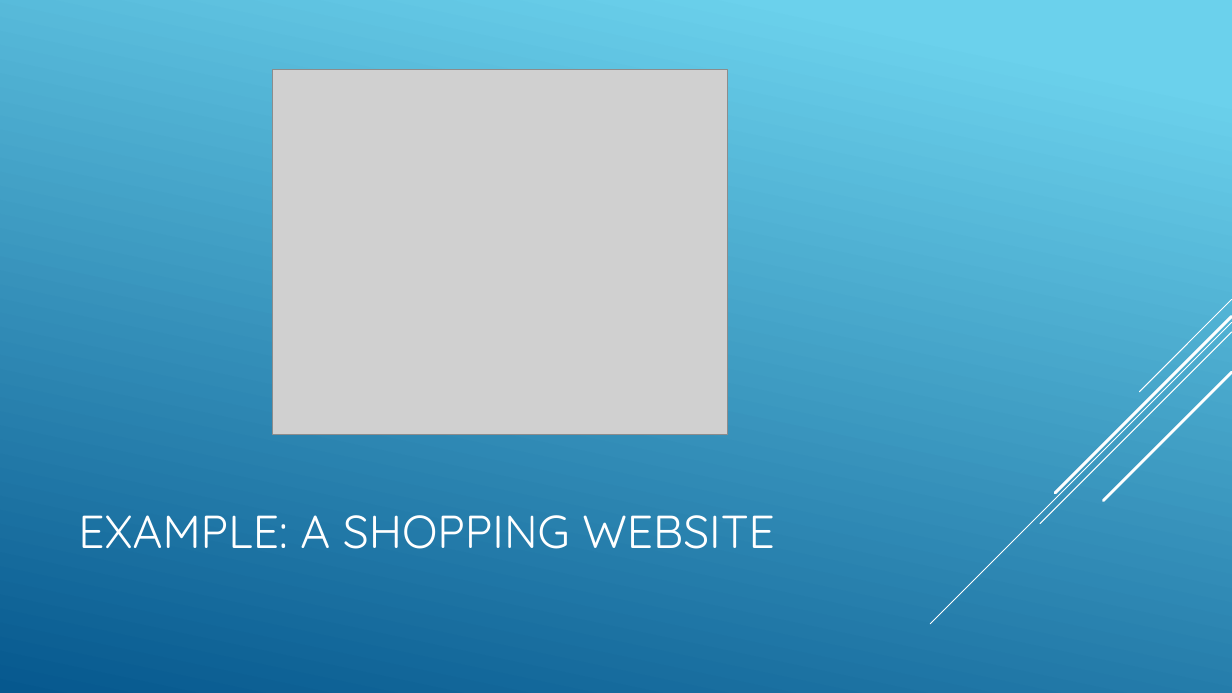
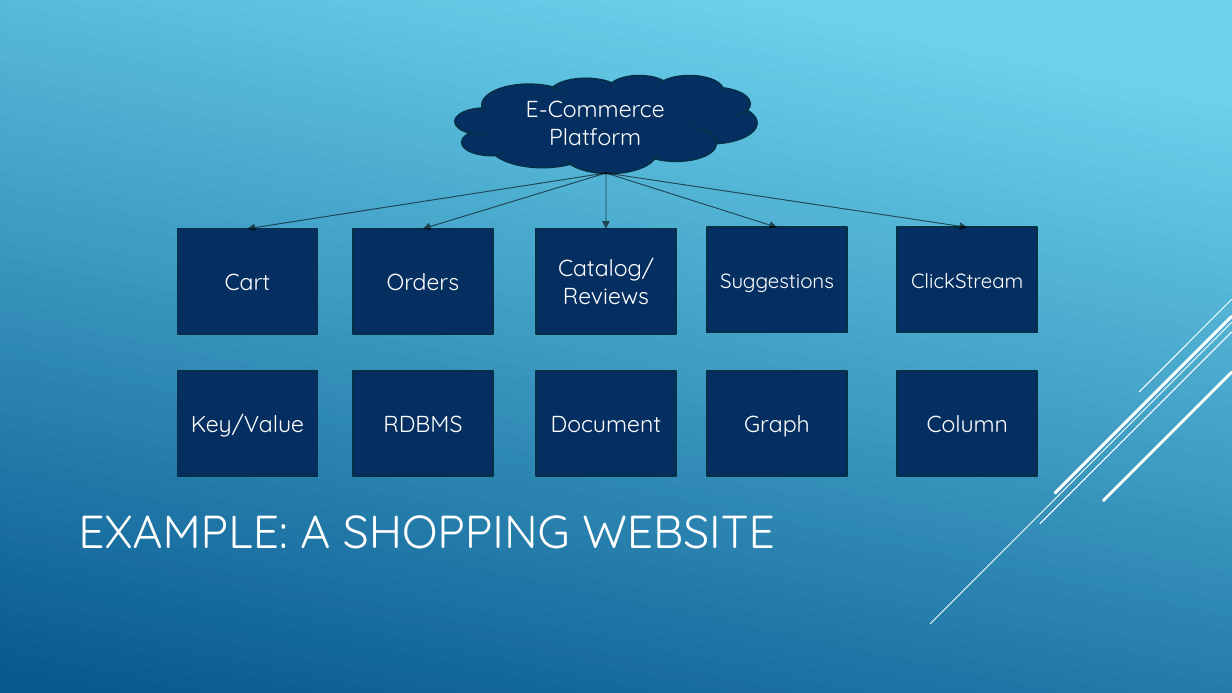
Before and after one commit to jbreyer/Polyglot, a slide deck: slide 51 of Polyglot Persistence and NOSQL.pptx. Drawn at 1232x693 pixels with LibreOffice and Linux fonts; fonts in the diff are those of the drawing; grey boxes stand for pictures. Boxes give left, top, right and bottom in pixels: in the first picture for what was removed or moved away, otherwise in the second. Text is boxed around its words. In the diff, an @@ line names an element or a change of style, - is before the commit and + after.

Commit message:
Fixed some stuff

```diff
--- a/Polyglot Persistence and NOSQL.pptx
+++ b/Polyglot Persistence and NOSQL.pptx
@@ picture removed at <box>273,69,727,434</box> @@
@@ cloud added at <box>455,75,757,173</box>, fill #052F61, outline #043148 1.25 pt, 18 pt, text #FFFFFF @@
+E-Commerce Platform
@@ arrow added from (606, 173) to (248, 229), #000000 0.75 pt @@
@@ arrow added from (606, 173) to (423, 229), #000000 0.75 pt @@
@@ arrow added from (606, 173) to (606, 229), #000000 0.75 pt @@
@@ arrow added from (606, 173) to (777, 227), #000000 0.75 pt @@
@@ arrow added from (606, 173) to (968, 227), #000000 0.75 pt @@
@@ rectangle added at <box>177,229,317,335</box>, fill #052F61, outline #043148 1.25 pt, 18 pt, text #FFFFFF @@
+Cart
@@ rectangle added at <box>353,229,493,335</box>, fill #052F61, outline #043148 1.25 pt, 18 pt, text #FFFFFF @@
+Orders
@@ rectangle added at <box>536,229,676,335</box>, fill #052F61, outline #043148 1.25 pt, 18 pt, text #FFFFFF @@
+Catalog/
+Reviews
@@ rectangle added at <box>707,227,847,333</box>, fill #052F61, outline #043148 1.25 pt, 16 pt, text #FFFFFF @@
+Suggestions
@@ rectangle added at <box>897,227,1037,333</box>, fill #052F61, outline #043148 1.25 pt, 16 pt, text #FFFFFF @@
+ClickStream
@@ rectangle added at <box>177,371,317,476</box>, fill #052F61, outline #043148 1.25 pt, 18 pt, text #FFFFFF @@
+Key/Value
@@ rectangle added at <box>353,371,493,476</box>, fill #052F61, outline #043148 1.25 pt, 18 pt, text #FFFFFF @@
+RDBMS
@@ rectangle added at <box>536,371,676,476</box>, fill #052F61, outline #043148 1.25 pt, 18 pt, text #FFFFFF @@
+Document
@@ rectangle added at <box>707,371,847,476</box>, fill #052F61, outline #043148 1.25 pt, 18 pt, text #FFFFFF @@
+Graph
@@ rectangle added at <box>897,371,1037,476</box>, fill #052F61, outline #043148 1.25 pt, 18 pt, text #FFFFFF @@
+Column
```
Also in this commit, not shown: 2 other slides changed.
